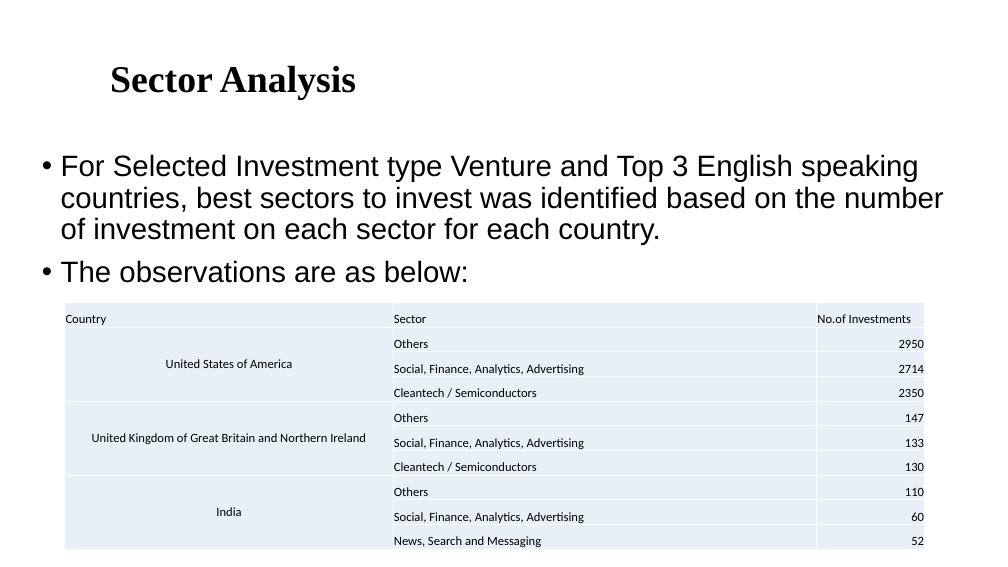
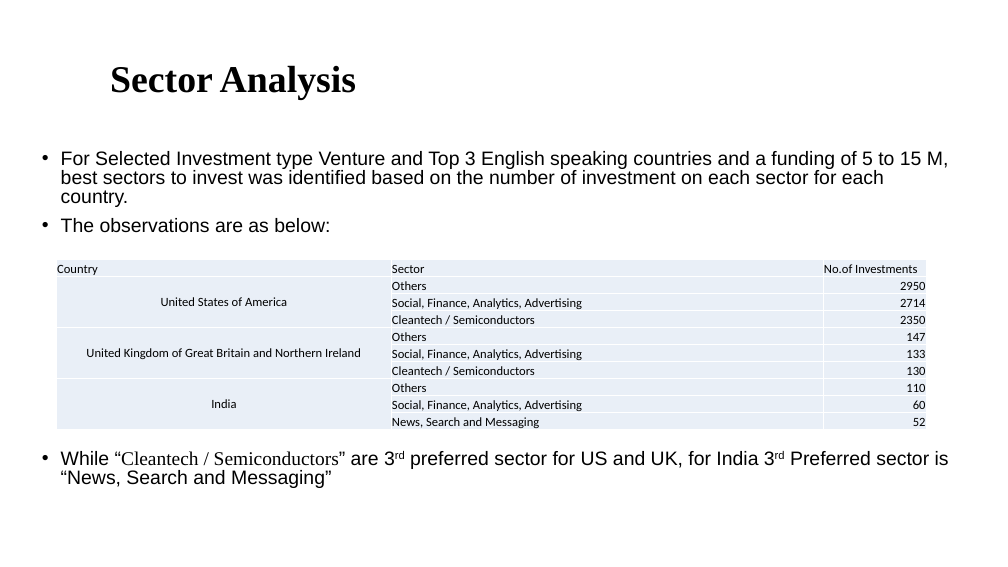
Before and after one commit to sureshballa/data-science-projects, a slide deck: slide 6 of Investment-case-study-group-project/Spark Funds Presentation.pptx. Drawn at 1008x567 pixels with LibreOffice and Linux fonts; fonts in the diff are those of the drawing; background and template pictures are left out. Boxes give left, top, right and bottom in pixels: in the first picture for what was removed or moved away, otherwise in the second. Text is boxed around its words. In the diff, an @@ line names an element or a change of style, - is before the commit and + after.

```diff
--- a/Investment-case-study-group-project/Spark Funds Presentation.pptx
+++ b/Investment-case-study-group-project/Spark Funds Presentation.pptx
@@ text at box(61, 151, 949, 207): text changed; size 28 to 18.5 pt @@
-• For Selected Investment type Venture and Top 3 English speaking countries, best sectors to invest was identified based on the number of investment on each sector for each country.
+• For Selected Investment type Venture and Top 3 English speaking countries and a funding of 5 to 15 M, best sectors to invest was identified based on the number of investment on each sector for each country.
@@ text at box(61, 218, 330, 233): size 28 to 18.5 pt in "The observations are as below:"; line spacing 0.9 to 0.8 @@
@@ table: place and size @@
-table at box(65, 302, 925, 551)
+table at box(57, 259, 926, 432)
@@ text at box(61, 451, 949, 488): paragraph added @@
+• While “Cleantech / Semiconductors” are 3rd preferred sector for US and UK, for India 3rd Preferred sector is “News, Search and Messaging”
```
Also in this commit, not shown: 4 other slides changed.
